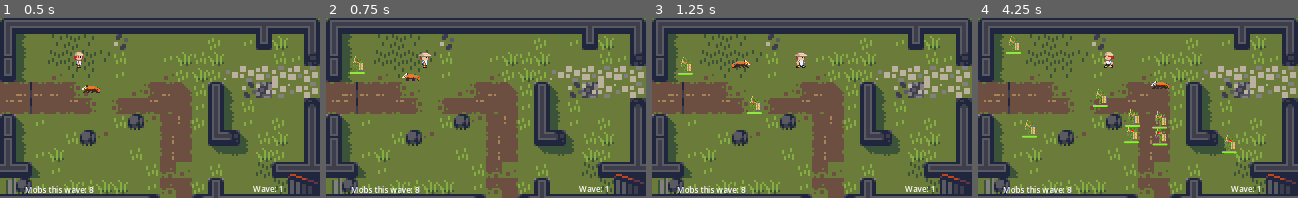
Above: before the commit, frames 1-4 (left to right).
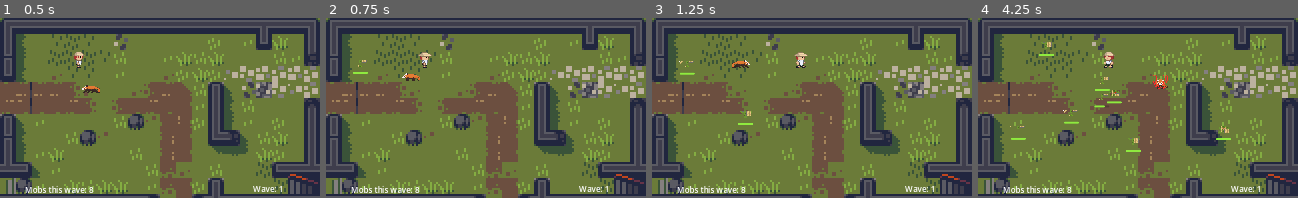
Above: after the commit, the same moments.

Repository: ThermobladeStudios/Town-One-2023
Game: Godot game, scene res://Worlds/World.tscn
Two runs of this game, one before a commit and one after it. Both use one fixed random seed, a clock stepped at 60 frames per second and the inputs below.
Inputs (mouse positions are in pixels of both pictures, inside the frame that each line leads up to):
- Up to frame 1 (0.5 s): no input
- Up to frame 2 (0.75 s): tap Enter at 0.5 s; move the mouse to (556, 99) at 0.52 s; hold D (Right) from 0.53 s (still down); hold Enter from 0.53 s (still down)
- Up to frame 3 (1.25 s): keep holding D (Right); keep holding Enter
- Up to frame 4 (4.25 s): move the mouse to (1074, 117) at 1.27 s; release D (Right) at 1.28 s; release Enter at 1.28 s; hold S (Down) 1.28-2.03 s; tap Enter at 1.35, 2.85 s; move the mouse to (1170, 68) at 2.02 s; hold D (Right) 2.03-2.78 s; hold Enter 2.03-2.78 s; move the mouse to (1122, 144) at 2.77 s; hold W (Up) 2.78-3.53 s; move the mouse to (1234, 135) at 3.52 s; hold A (Left) from 3.53 s (still down); hold Enter from 3.53 s (still down)

Frame 1 is identical in both runs. In frame 2, 0.2% of the frame differs, in the area x 7-14%, y 21-32%; in frame 3, 0.5%; in frame 4, 2.7%, in the area x 8-81%, y 10-76%.

Commit message:
Bamboo Animation

Diff:
--- a/Bamboo Enemy/Bamboo.gd
+++ b/Bamboo Enemy/Bamboo.gd
@@ -15,12 +15,19 @@
 @onready var bambooType = "Bamboo"
 @onready var world = player.get_parent()
 
+@onready var animation_tree = $AnimationTree
+@onready var state_machine = animation_tree.get("parameters/playback")
+@onready var state = 0
+
+#0 is idle 1 is walking 2 is attacking
+
 func get_Type():
 	return bambooType
 
 func _ready():
 	$ProgressBar.max_value = HEALTH
 	player.on_knockback.connect(self.knockback_handler)
+	$Spawn.start(1)
 
 func knockback_handler():
 	var player_position = player.position
@@ -31,7 +38,23 @@
 	$ProgressBar.value = HEALTH
 
 func _physics_process(delta):
-	findPlayer()
+	if(state != 0):
+		findPlayer()
+
+
+
+func update_animation_parameters(move_input : Vector2):
+	if(move_input != Vector2.ZERO):
+		animation_tree.set("parameters/Walk/blend_position", move_input)
+	elif(state == 2):
+		velocity = Vector2.ZERO
+func pick_new_state():
+	if(state == 1):
+		state_machine.travel("Walk")
+	elif(state == 2):
+		state_machine.travel("Attack")
+
+
 
 
 
@@ -39,6 +62,8 @@
 	var player_position = player.position
 	var target_position = (player_position-position).normalized()
 	velocity = target_position*SPEED + knockback
+	update_animation_parameters(target_position)
+	pick_new_state()
 	move_and_slide()
 
 func _hit(knockback_strength: Vector2 = Vector2.ZERO, stop_time: float = 0.6):
@@ -58,3 +83,18 @@
 			world.wave += 1
 			world.MAX_MOBS = RNG.randi_range(3, 10)
 		queue_free()
+
+
+
+
+func _on_spawn_timeout():
+	state = 1
+
+
+func _on_area_2d_body_entered(body):
+	if(body.name == "Player"):
+		state = 2
+
+
+func _on_area_2d_body_exited(body):
+	state = 1
--- a/Bamboo Enemy/Bamboo.tscn
+++ b/Bamboo Enemy/Bamboo.tscn
@@ -15,6 +15,162 @@
 corner_radius_bottom_right = 4
 corner_radius_bottom_left = 4
 
+[sub_resource type="AnimationNodeAnimation" id="AnimationNodeAnimation_f37dv"]
+animation = &"Attack"
+
+[sub_resource type="AnimationNodeAnimation" id="AnimationNodeAnimation_b3tjd"]
+animation = &"Walk_Down"
+
+[sub_resource type="AnimationNodeAnimation" id="AnimationNodeAnimation_t7ydj"]
+animation = &"Walk_Right"
+
+[sub_resource type="AnimationNodeAnimation" id="AnimationNodeAnimation_sumaa"]
+animation = &"Walk_Left"
+
+[sub_resource type="AnimationNodeBlendSpace2D" id="AnimationNodeBlendSpace2D_lq1rg"]
+blend_point_0/node = SubResource("AnimationNodeAnimation_b3tjd")
+blend_point_0/pos = Vector2(0, 1.2)
+blend_point_1/node = SubResource("AnimationNodeAnimation_t7ydj")
+blend_point_1/pos = Vector2(1, 0)
+blend_point_2/node = SubResource("AnimationNodeAnimation_sumaa")
+blend_point_2/pos = Vector2(-1, 0)
+blend_mode = 1
+
+[sub_resource type="AnimationNodeAnimation" id="AnimationNodeAnimation_ofiig"]
+animation = &"new_animation"
+
+[sub_resource type="AnimationNodeStateMachineTransition" id="AnimationNodeStateMachineTransition_nv7oi"]
+
+[sub_resource type="AnimationNodeStateMachineTransition" id="AnimationNodeStateMachineTransition_i37q8"]
+
+[sub_resource type="AnimationNodeStateMachineTransition" id="AnimationNodeStateMachineTransition_q3erd"]
+advance_mode = 2
+
+[sub_resource type="AnimationNodeStateMachineTransition" id="AnimationNodeStateMachineTransition_ju8vt"]
+
+[sub_resource type="AnimationNodeStateMachine" id="AnimationNodeStateMachine_e2fry"]
+states/Attack/node = SubResource("AnimationNodeAnimation_f37dv")
+states/Attack/position = Vector2(584, 100)
+states/Start/position = Vector2(118, 95)
+states/Walk/node = SubResource("AnimationNodeBlendSpace2D_lq1rg")
+states/Walk/position = Vector2(452, 100)
+states/new_animation/node = SubResource("AnimationNodeAnimation_ofiig")
+states/new_animation/position = Vector2(283, 95)
+transitions = ["Walk", "Attack", SubResource("AnimationNodeStateMachineTransition_nv7oi"), "Attack", "Walk", SubResource("AnimationNodeStateMachineTransition_i37q8"), "Start", "new_animation", SubResource("AnimationNodeStateMachineTransition_q3erd"), "new_animation", "Walk", SubResource("AnimationNodeStateMachineTransition_ju8vt")]
+
+[sub_resource type="AnimationNodeStateMachinePlayback" id="AnimationNodeStateMachinePlayback_wfgmy"]
+
+[sub_resource type="Animation" id="Animation_buper"]
+resource_name = "Attack"
+length = 0.4
+loop_mode = 1
+tracks/0/type = "value"
+tracks/0/imported = false
+tracks/0/enabled = true
+tracks/0/path = NodePath("Sprite2D:frame")
+tracks/0/interp = 1
+tracks/0/loop_wrap = true
+tracks/0/keys = {
+"times": PackedFloat32Array(0, 0.0568, 0.2, 0.3),
+"transitions": PackedFloat32Array(1, 1, 1, 1),
+"update": 1,
+"values": [0, 1, 2, 3]
+}
+
+[sub_resource type="Animation" id="Animation_leamj"]
+length = 0.001
+tracks/0/type = "value"
+tracks/0/imported = false
+tracks/0/enabled = true
+tracks/0/path = NodePath("Sprite2D:frame")
+tracks/0/interp = 1
+tracks/0/loop_wrap = true
+tracks/0/keys = {
+"times": PackedFloat32Array(0),
+"transitions": PackedFloat32Array(1),
+"update": 1,
+"values": [0]
+}
+
+[sub_resource type="Animation" id="Animation_cshkw"]
+resource_name = "Walk_Down"
+length = 0.4
+loop_mode = 1
+tracks/0/type = "value"
+tracks/0/imported = false
+tracks/0/enabled = true
+tracks/0/path = NodePath("Sprite2D:frame")
+tracks/0/interp = 1
+tracks/0/loop_wrap = true
+tracks/0/keys = {
+"times": PackedFloat32Array(0, 0.1, 0.2, 0.3),
+"transitions": PackedFloat32Array(1, 1, 1, 1),
+"update": 1,
+"values": [4, 5, 6, 7]
+}
+
+[sub_resource type="Animation" id="Animation_3476k"]
+resource_name = "Walk_Left"
+length = 0.4
+loop_mode = 1
+tracks/0/type = "value"
+tracks/0/imported = false
+tracks/0/enabled = true
+tracks/0/path = NodePath("Sprite2D:frame")
+tracks/0/interp = 1
+tracks/0/loop_wrap = true
+tracks/0/keys = {
+"times": PackedFloat32Array(0, 0.1, 0.2, 0.3),
+"transitions": PackedFloat32Array(1, 1, 1, 1),
+"update": 1,
+"values": [12, 13, 14, 15]
+}
+
+[sub_resource type="Animation" id="Animation_4rsmn"]
+resource_name = "Walk_Right"
+length = 0.4
+loop_mode = 1
+tracks/0/type = "value"
+tracks/0/imported = false
+tracks/0/enabled = true
+tracks/0/path = NodePath("Sprite2D:frame")
+tracks/0/interp = 1
+tracks/0/loop_wrap = true
+tracks/0/keys = {
+"times": PackedFloat32Array(0, 0.1, 0.2, 0.3),
+"transitions": PackedFloat32Array(1, 1, 1, 1),
+"update": 1,
+"values": [8, 9, 10, 11]
+}
+
+[sub_resource type="Animation" id="Animation_kb1hw"]
+resource_name = "new_animation"
+tracks/0/type = "value"
+tracks/0/imported = false
+tracks/0/enabled = true
+tracks/0/path = NodePath("Sprite2D:frame")
+tracks/0/interp = 1
+tracks/0/loop_wrap = true
+tracks/0/keys = {
+"times": PackedFloat32Array(0),
+"transitions": PackedFloat32Array(1),
+"update": 1,
+"values": [16]
+}
+
+[sub_resource type="AnimationLibrary" id="AnimationLibrary_7peo4"]
+_data = {
+"Attack": SubResource("Animation_buper"),
+"RESET": SubResource("Animation_leamj"),
+"Walk_Down": SubResource("Animation_cshkw"),
+"Walk_Left": SubResource("Animation_3476k"),
+"Walk_Right": SubResource("Animation_4rsmn"),
+"new_animation": SubResource("Animation_kb1hw")
+}
+
+[sub_resource type="RectangleShape2D" id="RectangleShape2D_a1201"]
+size = Vector2(24, 31)
+
 [node name="BambooBody" type="CharacterBody2D"]
 collision_layer = 8
 collision_mask = 8
@@ -27,9 +183,9 @@
 
 [node name="Sprite2D" type="Sprite2D" parent="."]
 position = Vector2(-1.04308e-07, 0.0499993)
-texture = ExtResource("2_awur3")
+texture = ExtResource("2_5h1nq")
 hframes = 4
-vframes = 2
+vframes = 5
 
 [node name="ProgressBar" type="ProgressBar" parent="."]
 offset_left = -15.0
@@ -39,3 +195,27 @@
 theme = SubResource("Theme_jnu50")
 theme_override_styles/fill = SubResource("StyleBoxFlat_48l41")
 show_percentage = false
+
+[node name="AnimationTree" type="AnimationTree" parent="."]
+tree_root = SubResource("AnimationNodeStateMachine_e2fry")
+anim_player = NodePath("../AnimationPlayer")
+active = true
+parameters/playback = SubResource("AnimationNodeStateMachinePlayback_wfgmy")
+parameters/Walk/blend_position = Vector2(0, 0)
+
+[node name="AnimationPlayer" type="AnimationPlayer" parent="."]
+libraries = {
+"": SubResource("AnimationLibrary_7peo4")
+}
+
+[node name="Spawn" type="Timer" parent="."]
+
+[node name="Area2D" type="Area2D" parent="."]
+
+[node name="CollisionShape2D" type="CollisionShape2D" parent="Area2D"]
+position = Vector2(1, 0.5)
+shape = SubResource("RectangleShape2D_a1201")
+
+[connection signal="timeout" from="Spawn" to="." method="_on_spawn_timeout"]
+[connection signal="body_entered" from="Area2D" to="." method="_on_area_2d_body_entered"]
+[connection signal="body_exited" from="Area2D" to="." method="_on_area_2d_body_exited"]
Not shown: 1 places in Bamboo Enemy/Bamboo.tscn that only renumber resources
